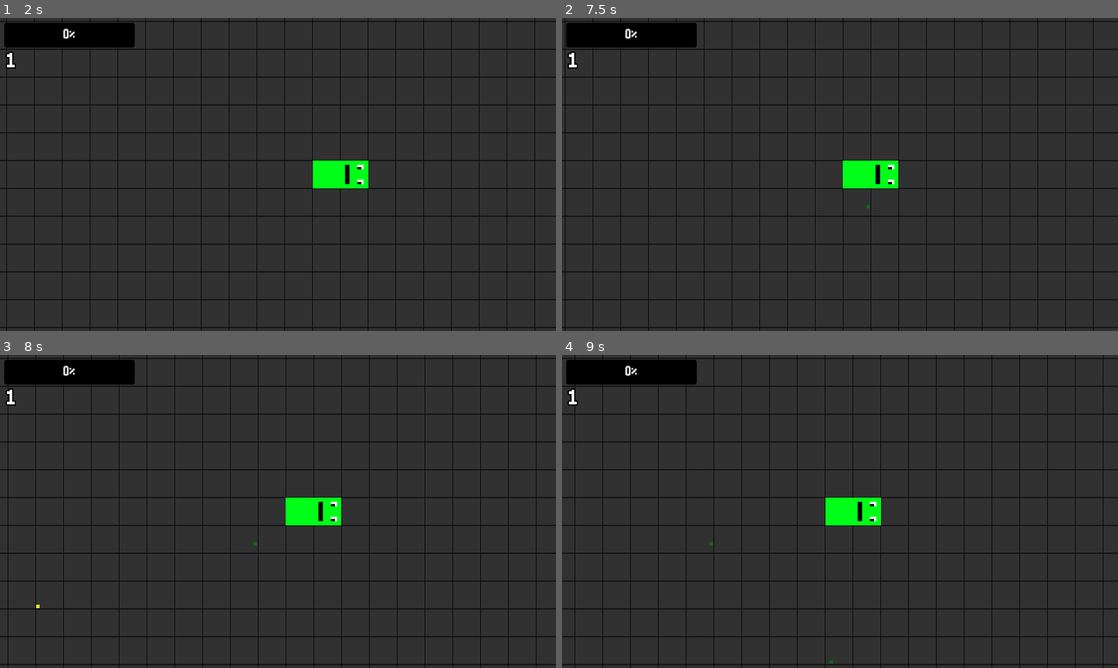
Above: before the commit, frames 1-4 (two rows, left to right).
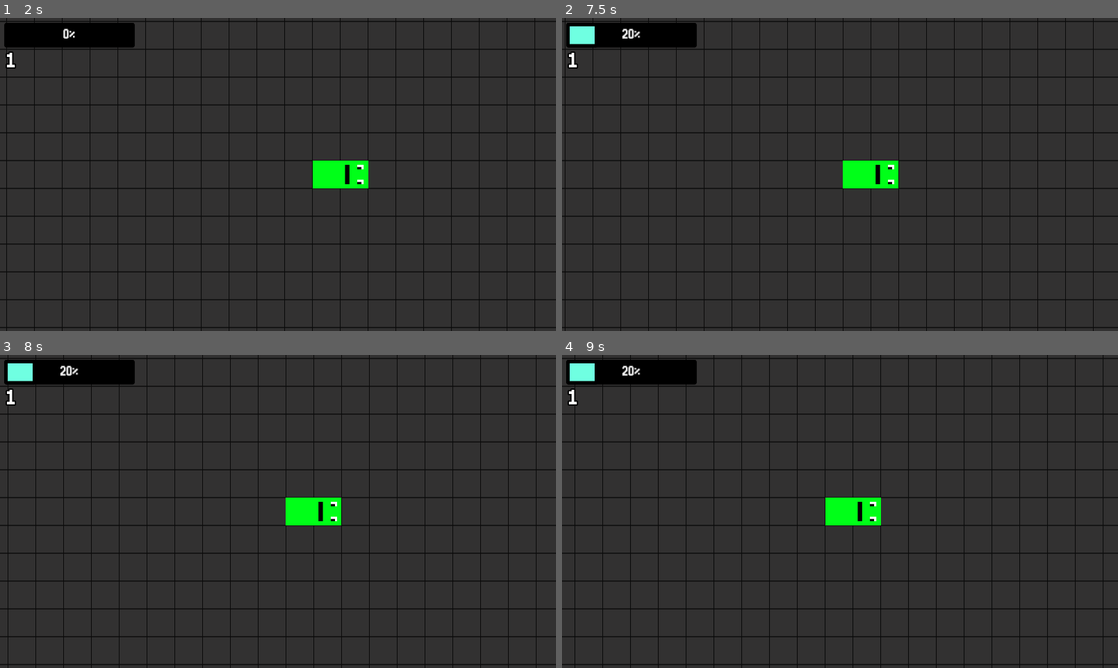
Above: after the commit, the same moments.

Repository: nath-ellis/slither.net
Game: Godot game, scene res://scenes/menu.tscn
Same seed, same stepped clock (60 frames per second), same inputs: the game is played once before the commit and once after it.
Inputs:
- Up to frame 1 (2 s): click "Play" at 0.5 s; hold Shift (speed_up) from 1.28 s (still down)
- Up to frame 2 (7.5 s): release Shift (speed_up) at 2.78 s; hold Left (left) 2.78-4.28 s; hold Down (down) 4.28-5.03 s; hold Right (right) 5.03-5.78 s; hold Shift (speed_up) 5.78-6.53 s; hold Right (right) from 6.53 s (still down)
- Up to frame 3 (8 s): keep holding Right (right)
- Up to frame 4 (9 s): release Right (right) at 8.78 s; hold Down (down) from 8.78 s (still down)

Frame 1 is identical in both runs. In frame 2, 0.3% of the frame differs, in the area x 1-56%, y 2-61%; in frame 3, 0.4%, in the area x 1-47%, y 2-81%; in frame 4, 0.4%.
Error before the commit: Attempt to call function 'add_child' in base 'null instance' on a null instance. (res://scripts/enemy.gd:158)

Commit message:
Added more enemies and moved them to a container Node2D

Diff:
--- a/scenes/game.tscn
+++ b/scenes/game.tscn
@@ -31,13 +31,36 @@
 region_enabled = true
 region_rect = Rect2(0, 0, 12800, 7200)
 
-[node name="Enemy" parent="." instance=ExtResource("4_bagti")]
+[node name="Enemies" type="Node2D" parent="."]
+
+[node name="Enemy1" parent="Enemies" instance=ExtResource("4_bagti")]
 position = Vector2(544, 160)
 
-[node name="Enemy2" parent="." instance=ExtResource("4_bagti")]
+[node name="Enemy2" parent="Enemies" instance=ExtResource("4_bagti")]
 position = Vector2(352, 416)
 
-[node name="Enemy3" parent="." instance=ExtResource("4_bagti")]
+[node name="Enemy3" parent="Enemies" instance=ExtResource("4_bagti")]
+position = Vector2(480, 288)
+
+[node name="Enemy4" parent="Enemies" instance=ExtResource("4_bagti")]
+position = Vector2(480, 288)
+
+[node name="Enemy5" parent="Enemies" instance=ExtResource("4_bagti")]
+position = Vector2(480, 288)
+
+[node name="Enemy6" parent="Enemies" instance=ExtResource("4_bagti")]
+position = Vector2(480, 288)
+
+[node name="Enemy7" parent="Enemies" instance=ExtResource("4_bagti")]
+position = Vector2(480, 288)
+
+[node name="Enemy8" parent="Enemies" instance=ExtResource("4_bagti")]
+position = Vector2(480, 288)
+
+[node name="Enemy9" parent="Enemies" instance=ExtResource("4_bagti")]
+position = Vector2(480, 288)
+
+[node name="Enemy10" parent="Enemies" instance=ExtResource("4_bagti")]
 position = Vector2(480, 288)
 
 [node name="Player" parent="." instance=ExtResource("1_ypwkn")]
